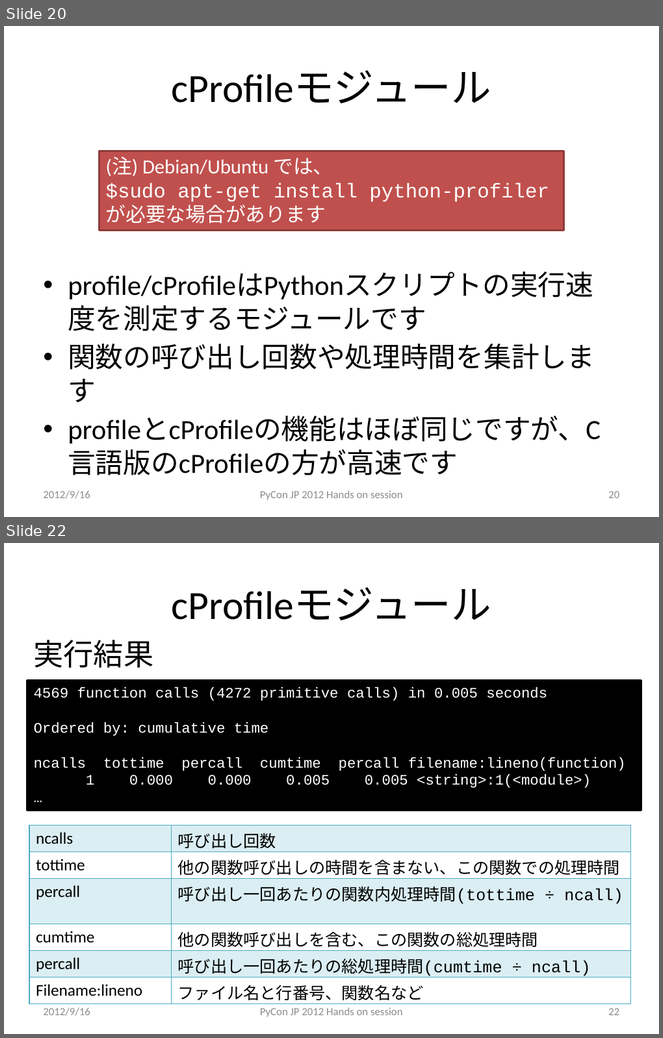
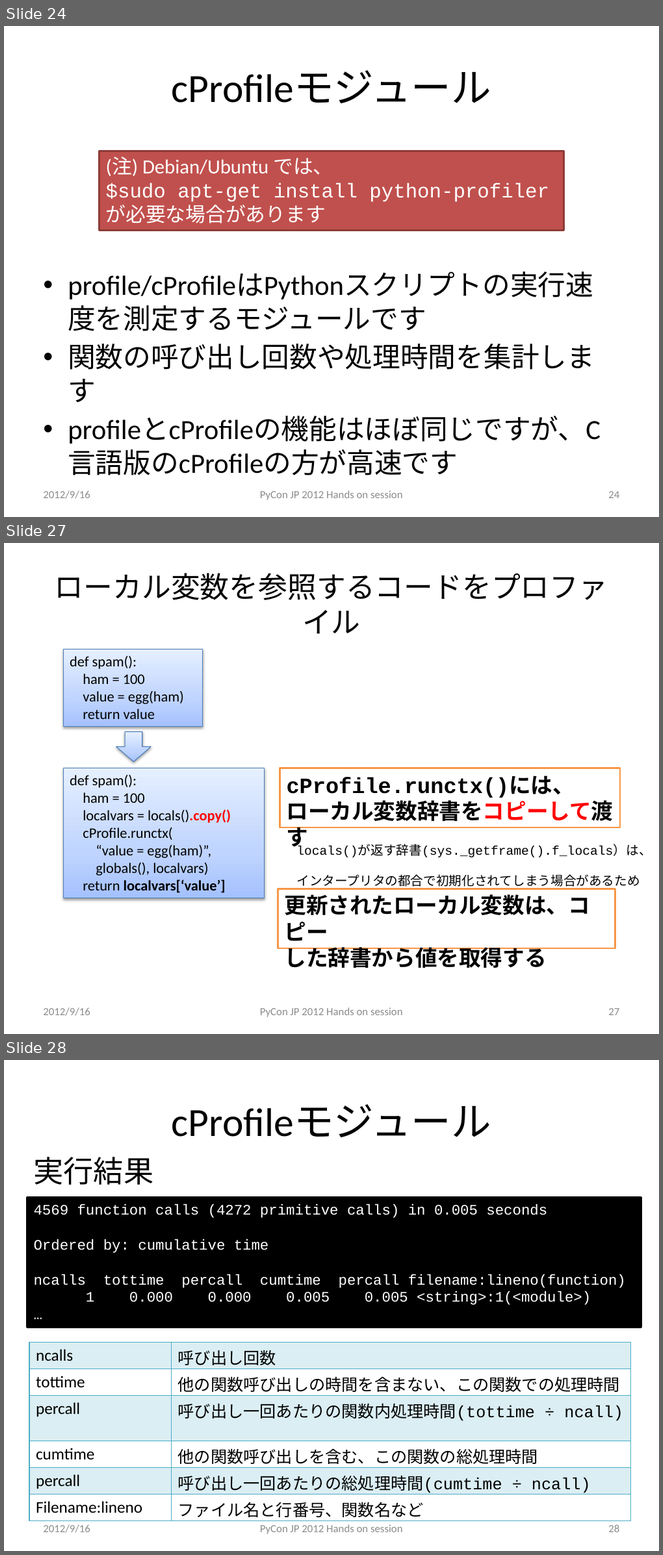
Before and after one commit to atsuoishimoto/pyconjp_2012, a slide deck: PyConJP_2012.pptx. Shown one above the other, each under a label of ours: slides 20 and 22 before the commit, slides 24, 27 and 28 after it; the slides between them are not shown. The pictures are 663x1038 and 663x1555 pixels, drawn with LibreOffice and Linux fonts; fonts in the diff are those of the drawing. Boxes give left, top, right and bottom in pixels: in the first picture for what was removed or moved away, otherwise in the second. Text is boxed around its words. In the diff, an @@ line names an element or a change of style, - is before the commit and + after.

Commit message:
Modified cProfile sample.
Changed how to pass local variables to runctx().

```diff
--- a/PyConJP_2012.pptx
+++ b/PyConJP_2012.pptx
@@ slide 27 added at bbox=[4, 543, 659, 1034], background #FFFFFF @@
@@ title added at bbox=[55, 573, 608, 634], 32 pt, text #000000 @@
+ローカル変数を参照するコードをプロファイル
@@ rectangle added at bbox=[64, 649, 203, 726], fill gradient #A4C4FF to #BFD4FF to #E6EEFF, outline #4B7EBC 0.75 pt, 16 pt, text #000000 @@
+def spam():
+ham = 100
+value = egg(ham)
+return value
@@ down arrow added at bbox=[116, 731, 151, 762], fill gradient #A4C4FF to #BFD4FF to #E6EEFF, outline #4B7EBC 0.75 pt @@
@@ rectangle added at bbox=[64, 769, 265, 899], fill gradient #A4C4FF to #BFD4FF to #E6EEFF, outline #4B7EBC 0.75 pt, 16 pt, text #000000 @@
+def spam():
+ham = 100
+localvars = locals().copy()
+cProfile.runctx(
+“value = egg(ham)”,
+globals(), localvars)
+return localvars[‘value’]
@@ rectangle added at bbox=[280, 769, 620, 828], fill #FFFFFF, outline #F79646 2 pt, 24 pt, text #000000, bold @@
+cProfile.runctx()には、
+ローカル変数辞書をコピーして渡す
@@ text added at bbox=[296, 847, 651, 889], 14 pt, text #000000 @@
+locals()が返す辞書(sys._getframe().f_locals）は、
+インタープリタの都合で初期化されてしまう場合があるため
@@ rectangle added at bbox=[278, 889, 615, 949], fill #FFFFFF, outline #F79646 2 pt, 24 pt, text #000000, bold @@
+更新されたローカル変数は、コピー
+した辞書から値を取得する
@@ text added at bbox=[43, 1008, 90, 1016], 12 pt, text #8C8C8C @@
+2012/9/16
@@ text added at bbox=[260, 1008, 403, 1017], 12 pt, text #8C8C8C @@
+PyCon JP 2012 Hands on session
@@ page number added at bbox=[608, 1008, 620, 1016], 12 pt, text #8C8C8C @@
+27
@@ what was slide 20 is now slide 24 @@
@@ page number at bbox=[608, 491, 620, 499]: text changed @@
-20
+24
@@ what was slide 22 is now slide 28 @@
@@ page number at bbox=[608, 1525, 620, 1533]: text changed @@
-22
+28
```
Also in this commit, not shown: 2 slides changed, 5 other slides added, 2 other files.
